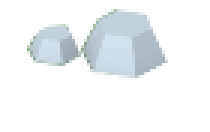
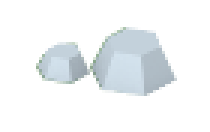
Layers edited between the first and the second 210 × 132 image:
removed layer "Pasted Layer #1" over [81, 9, 168, 78]
painted on "Pasted Layer" over [27, 24, 177, 96]
